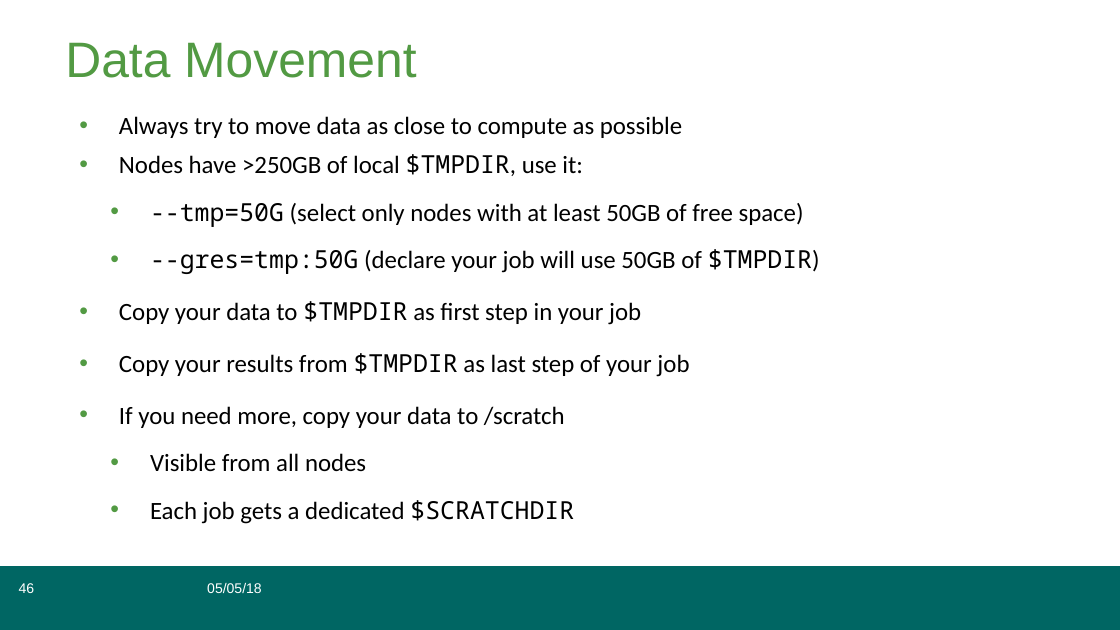
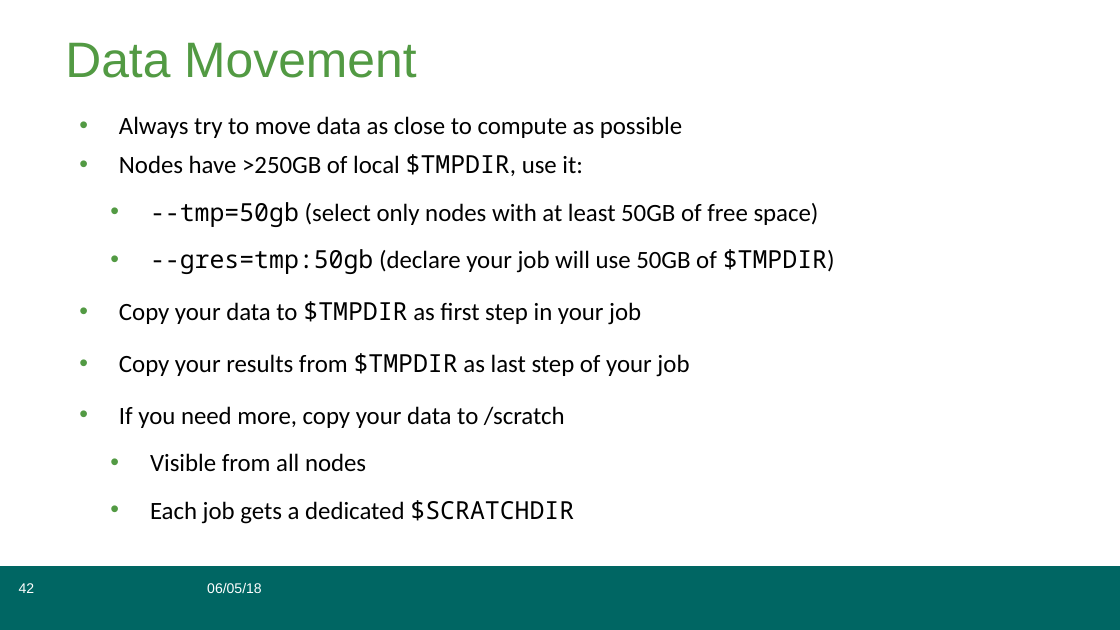
Before and after one commit to grimbough/embl_hpc, a slide deck: slide 42 of cluster_training2018.odp (slide 46 before the commit). Drawn at 1120x630 pixels with LibreOffice and Linux fonts; fonts in the diff are those of the drawing. Boxes give left, top, right and bottom in pixels: in the first picture for what was removed or moved away, otherwise in the second. Text is boxed around its words. In the diff, an @@ line names an element or a change of style, - is before the commit and + after.

Commit message:
big update to slides

```diff
--- a/cluster_training2018.odp
+++ b/cluster_training2018.odp
@@ text at (150, 202, 835, 274): text changed @@
-  • --tmp=50G (select only nodes with at least 50GB of free space)
-  • --gres=tmp:50G (declare your job will use 50GB of $TMPDIR)
+  • --tmp=50gb (select only nodes with at least 50GB of free space)
+  • --gres=tmp:50gb (declare your job will use 50GB of $TMPDIR)
@@ page number at (19, 583, 35, 593): text changed @@
-46
+42
@@ text in free at (207, 583, 261, 593): text changed @@
-05/05/18
+06/05/18
```
Also in this commit, not shown: 77 other slides changed, 3 slides added, 5 slides removed.
